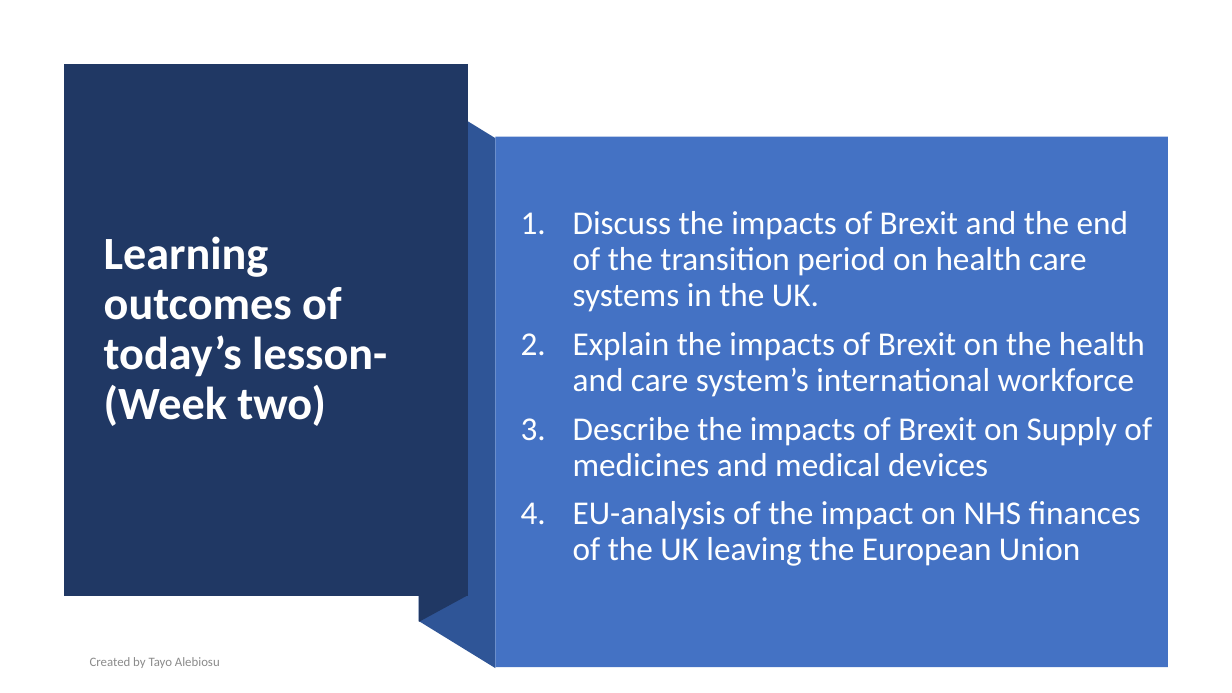
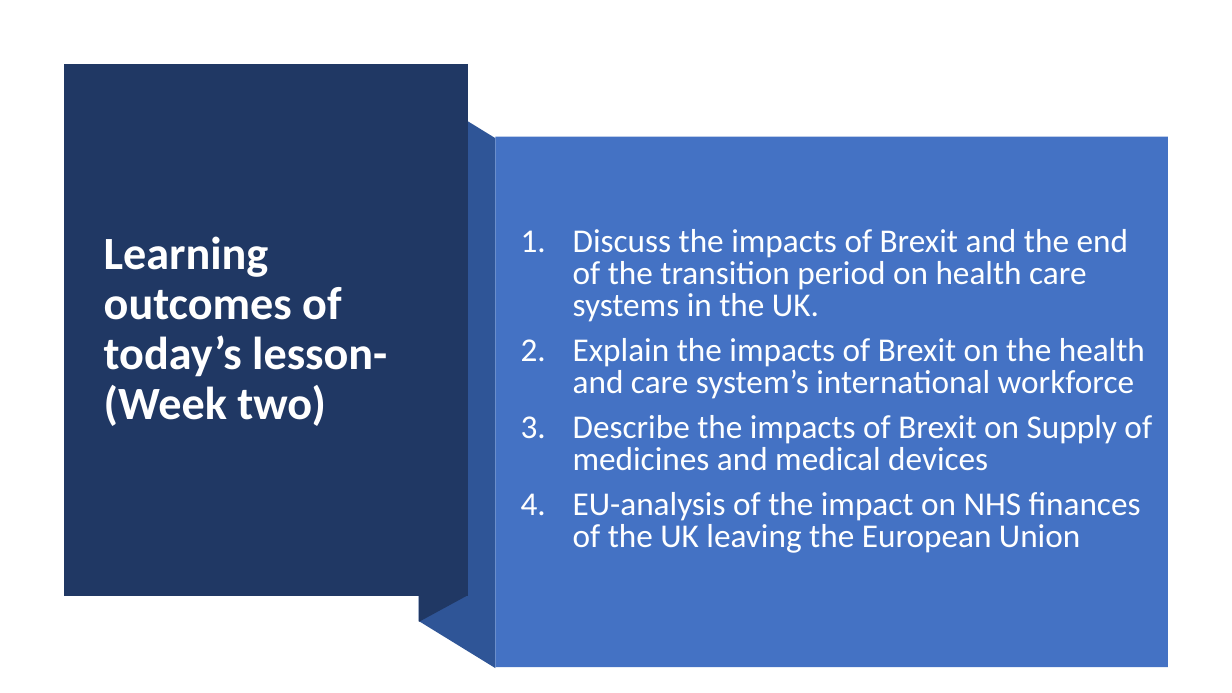
Before and after one commit to Chandy68/new-portal.lsclondon.co.uk-administrator, a slide deck: slide 6 of templates/ncd_fdhsc_ci/LSC-CSI-WEEK-2.pptx. Drawn at 1232x693 pixels with LibreOffice and Linux fonts; fonts in the diff are those of the drawing. Boxes give left, top, right and bottom in pixels: in the first picture for what was removed or moved away, otherwise in the second. Text is boxed around its words. In the diff, an @@ line names an element or a change of style, - is before the commit and + after.

```diff
--- a/templates/ncd_fdhsc_ci/LSC-CSI-WEEK-2.pptx
+++ b/templates/ncd_fdhsc_ci/LSC-CSI-WEEK-2.pptx
@@ text "Discuss the impacts of Brexit ..." at (573,229,1152,553): line spacing 0.9 to 0.8 @@
@@ text removed at (90,657,220,668) @@
-Created by Tayo Alebiosu
```
Also in this commit, not shown: 22 other slides changed, 2 slides removed, 2 other files.
